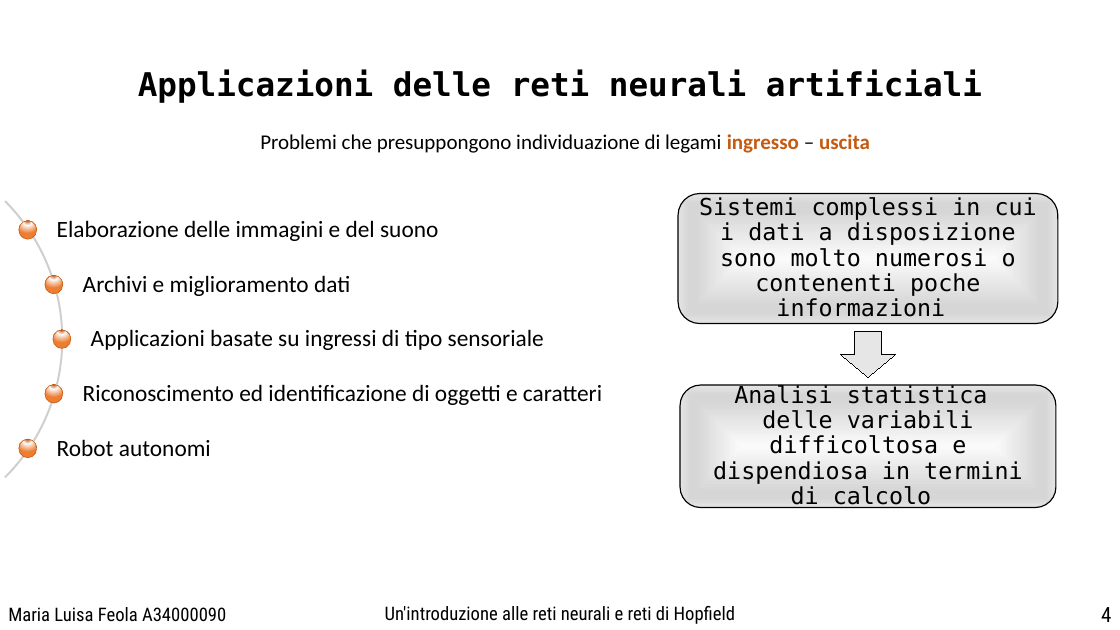
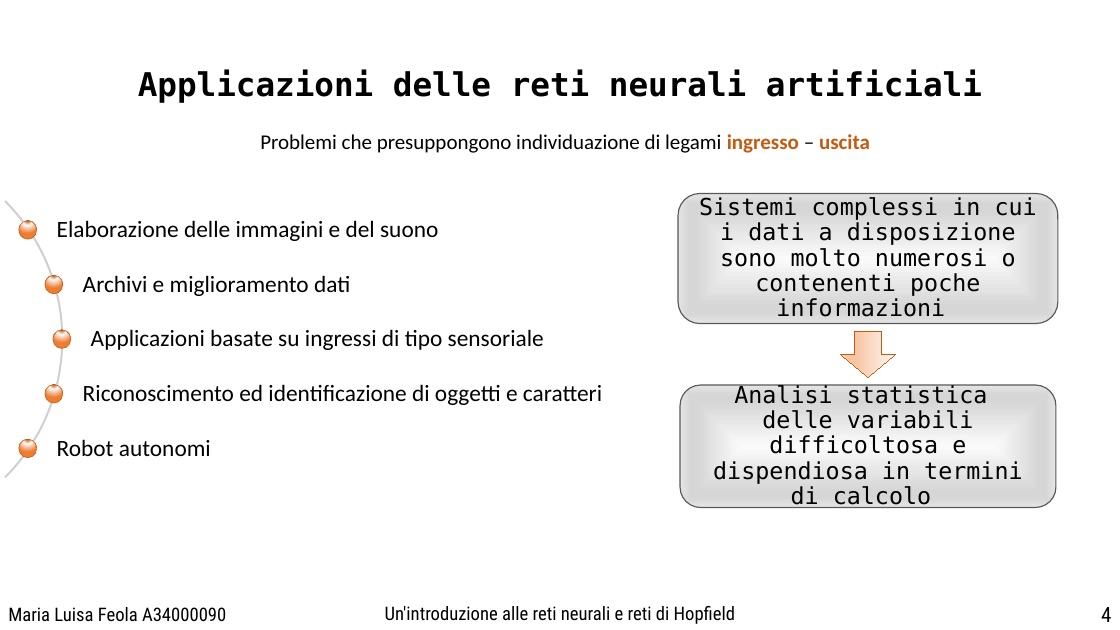
Before and after one commit to Misalf/tesi-nuovo, a slide deck: slide 4 of POWER POINT/PresentazionePowerPoint.pptx. Drawn at 1120x630 pixels with LibreOffice and Linux fonts; fonts in the diff are those of the drawing; background and template pictures are left out. Boxes give left, top, right and bottom in pixels: in the first picture for what was removed or moved away, otherwise in the second. Text is boxed around its words. In the diff, an @@ line names an element or a change of style, - is before the commit and + after.

```diff
--- a/POWER POINT/PresentazionePowerPoint.pptx
+++ b/POWER POINT/PresentazionePowerPoint.pptx
@@ rounded rectangle at (x1=678, y1=193, x2=1058, y2=323): outline #000000 1 pt to #595959 1 pt @@
@@ right arrow at (x1=841, y1=331, x2=896, y2=378): fill #E7E6E6 to gradient #FEF8F5 to #F7C5A2 to #FAD8C1; outline #000000 0.75 pt to #C55A11 0.75 pt @@
@@ rounded rectangle at (x1=681, y1=385, x2=1056, y2=507): outline #000000 1 pt to #595959 1 pt @@
```
Also in this commit, not shown: 8 other slides changed, 5 other files.
